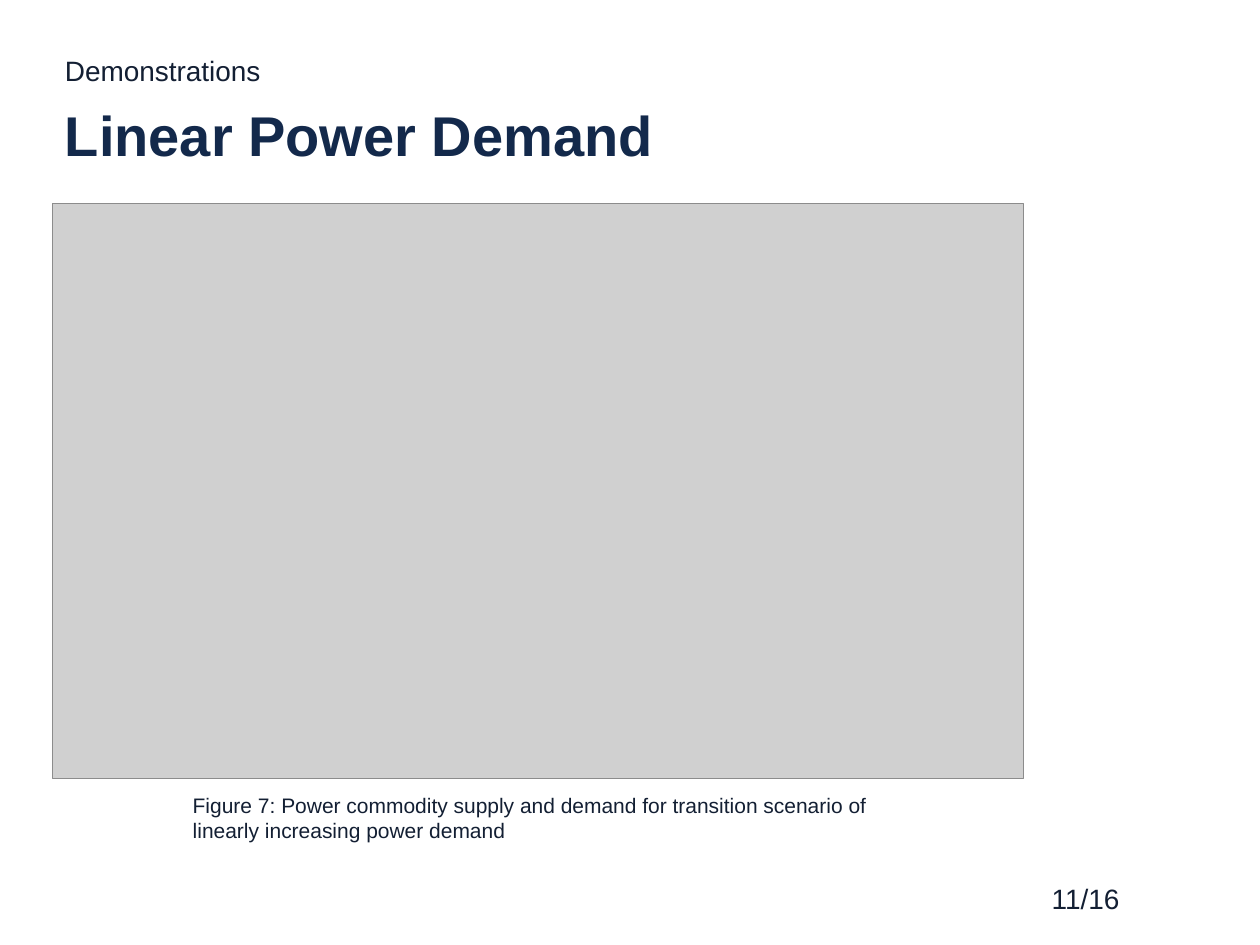
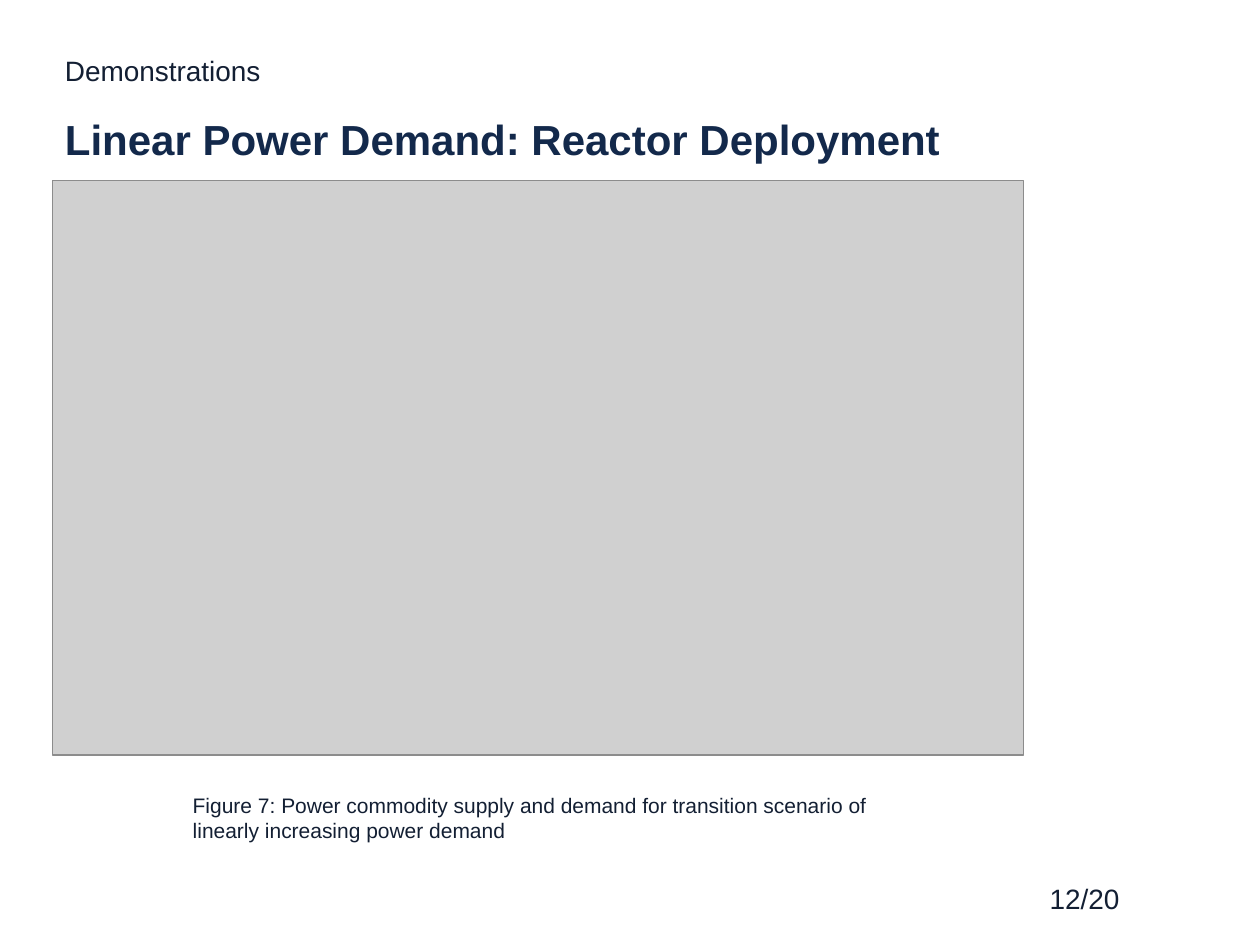
Before and after one commit to gwenchee/2019-chee-twofcs, a slide deck: slide 12 of pres/2019-chee-twofcs-pres.pptx (slide 11 before the commit). Drawn at 1260x945 pixels with LibreOffice and Linux fonts; fonts in the diff are those of the drawing; grey boxes stand for pictures; background and template pictures are left out. Boxes give left, top, right and bottom in pixels: in the first picture for what was removed or moved away, otherwise in the second. Text is boxed around its words. In the diff, an @@ line names an element or a change of style, - is before the commit and + after.

```diff
--- a/pres/2019-chee-twofcs-pres.pptx
+++ b/pres/2019-chee-twofcs-pres.pptx
@@ title at bbox=[65, 124, 939, 163]: text changed; size 32 to 24 pt @@
-Linear Power Demand
+Linear Power Demand: Reactor Deployment
@@ picture: place and size @@
-picture at bbox=[53, 204, 1023, 779]
+picture at bbox=[53, 180, 1023, 755]
@@ page number at bbox=[1050, 888, 1120, 910]: text changed @@
-11/16
+12/20
```
Also in this commit, not shown: 9 other slides changed, 5 slides added, 1 slide removed.
